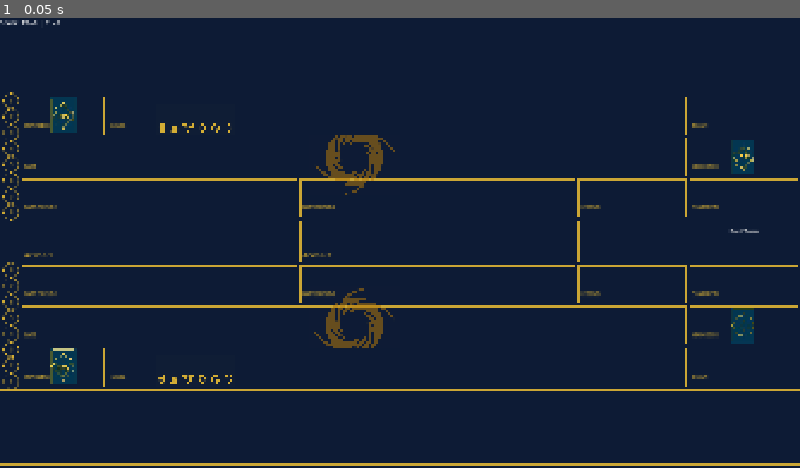
Above: before the commit, frame 1.
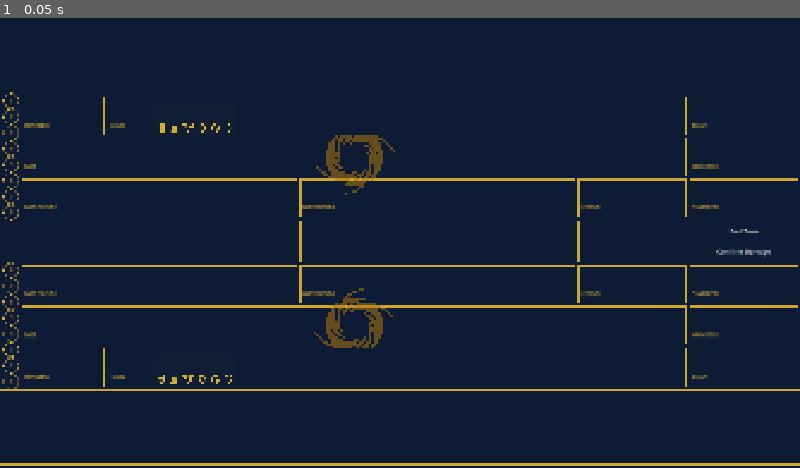
Above: after the commit, the same moment.

Repository: hashirmohammad/RiftBound
Game: Godot game, scene res://Scenes/main.tscn
Two runs of this game, one before a commit and one after it. Both use one fixed random seed, a clock stepped at 60 frames per second and the inputs below.
Inputs:
- Up to frame 1 (0.05 s): no input

The runs differ from the first frame. In frame 1, 1.1% of the frame differs, in the area x 0-97%, y 0-82%.
Error after the commit: Parse Error: Could not resolve class "CardAbilityRegistry", because of a parser error. (res://Scripts/BackEnd/data/keyword_parser.gd:94)

Commit message:
implementing lee sin cards

Diff:
--- a/Scripts/BackEnd/core/game_engine.gd
+++ b/Scripts/BackEnd/core/game_engine.gd
@@ -128,6 +128,9 @@
 	state.turn_number += 1
 	start_turn(state)
 
+static func rig_card_to_top_of_deck(player: PlayerState, card_id: String) -> void:
+	var found_index := -1
+
 static func _assign_random_champion_and_rest_to_deck(
 		state: GameState,
 		player: PlayerState,
--- a/Scripts/BackEnd/data/card_ability_registry.gd
+++ b/Scripts/BackEnd/data/card_ability_registry.gd
@@ -24,6 +24,14 @@
 static func get_vision_event(card_id: String) -> String:
 	_ensure_loaded()
 	return _vision_events.get(card_id, "")
+
+static func get_on_play_fn(card_id: String) -> Callable:
+	_ensure_loaded()
+	return _on_play.get(card_id, Callable())
+
+static func get_extra_unit_effects_fn(card_id: String) -> Callable:
+	_ensure_loaded()
+	return _extra_unit_effects.get(card_id, Callable())
 
 # ── Init ──────────────────────────────────────────────────────────────────────
 
